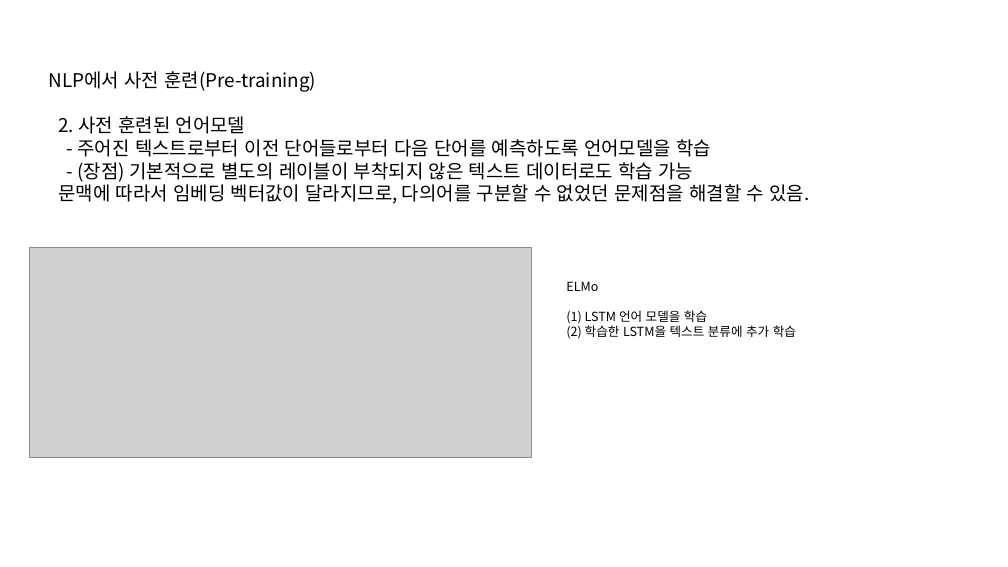
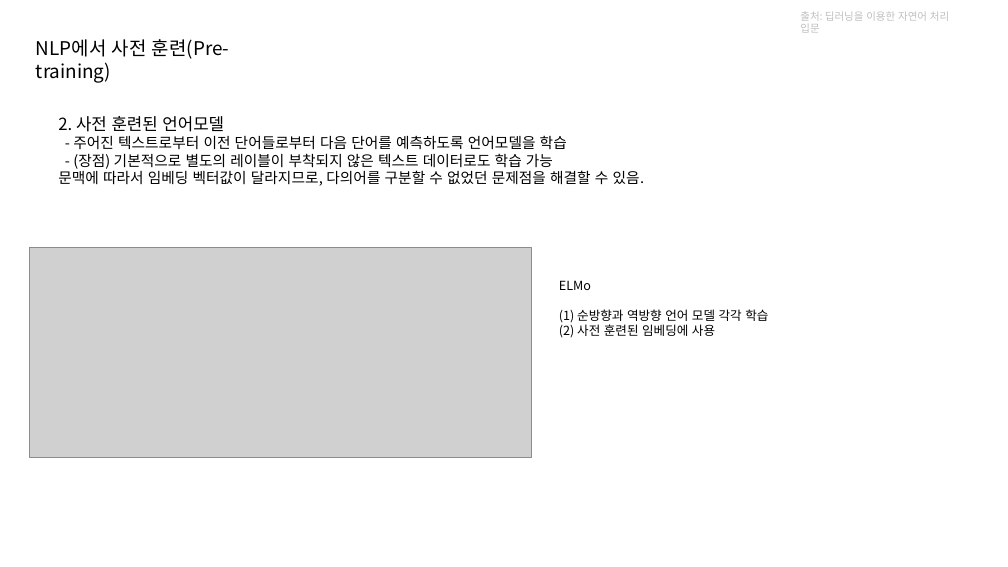
Before and after one commit to kjh8331267/NLP_Study, a slide deck: slide 4 of slide/BERT.pptx (slide 3 before the commit). Drawn at 1008x567 pixels with LibreOffice and Linux fonts; fonts in the diff are those of the drawing; grey boxes stand for pictures. Boxes give left, top, right and bottom in pixels: in the first picture for what was removed or moved away, otherwise in the second. Text is boxed around its words. In the diff, an @@ line names an element or a change of style, - is before the commit and + after.

```diff
--- a/slide/BERT.pptx
+++ b/slide/BERT.pptx
@@ text added at (800,12,949,33), 10 pt, text #BFBFBF @@
+출처: 딥러닝을 이용한 자연어 처리 입문
@@ text "NLP에서 사전 훈련(Pre-training)" rewrapped from (48,71,316,92) to (36,39,229,83) @@
@@ text "2. 사전 훈련된 언어모델" at (58,116,645,186): size 18 to 16 pt in "2. 사전 훈련된 언어모델"; size 18 to 14 pt @@
@@ text "ELMo": place and size @@
-text "ELMo" at (566,281,796,339)
+text "ELMo" at (559,280,768,337)
@@ text at (559,309,768,337): text changed @@
-(1) LSTM 언어 모델을 학습
-(2) 학습한 LSTM을 텍스트 분류에 추가 학습
+(1) 순방향과 역방향 언어 모델 각각 학습
+(2) 사전 훈련된 임베딩에 사용
```
Also in this commit, not shown: 5 other slides changed, 3 slides added, 1 slide removed, 1 other file.
